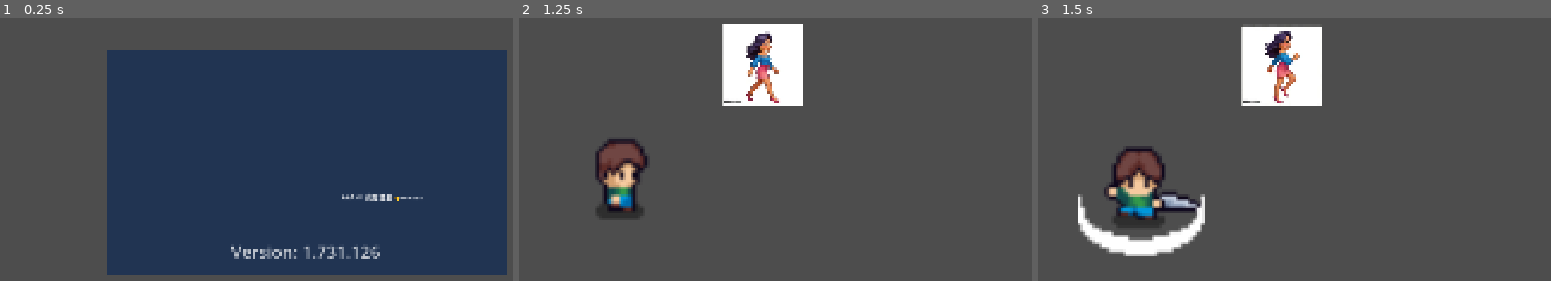
Above: before the commit, frames 1-3 (left to right).
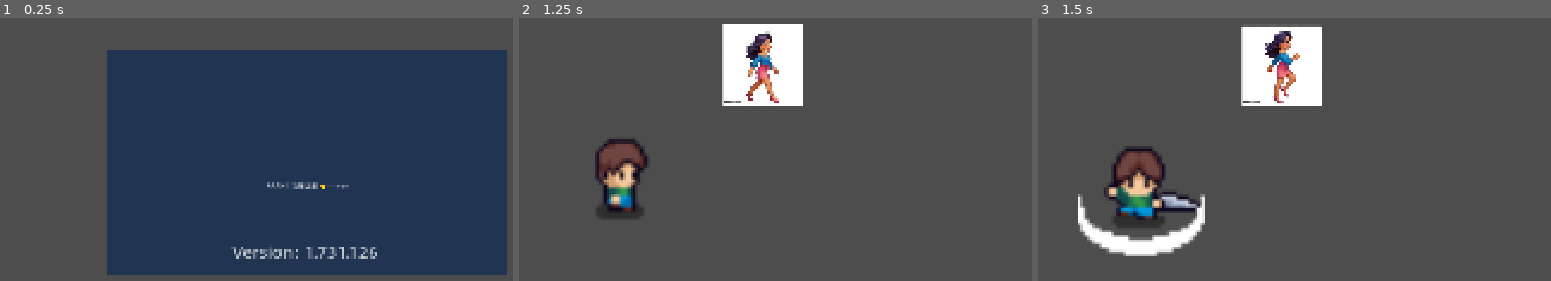
Above: after the commit, the same moments.

Repository: backtend/godothey
Game: Godot game, scene res://Main.tscn
Same seed, same stepped clock (60 frames per second), same inputs: the game is played once before the commit and once after it. The engine's default icon, where the game draws it, is replaced by a stand-in: a white triangle on a blue panel in a dark square.
Inputs:
- Up to frame 1 (0.25 s): no input
- Up to frame 2 (1.25 s): tap Enter at 0.5 s; hold D (right) from 0.53 s (still down); tap J (attack) at 0.6 s
- Up to frame 3 (1.5 s): release D (right) at 1.28 s; hold S (down) from 1.28 s (still down); tap J (attack) at 1.35 s

The runs differ from the first frame. In frame 1, 1.0% of the frame differs, in the area x 45-83%, y 62-92%; in frame 2, nothing differs; in frame 3, nothing differs.

Commit message:
Add font import configuration for Puhuiti265 font

Diff:
--- a/project/Main.tscn
+++ b/project/Main.tscn
@@ -20,10 +20,10 @@
 anchors_preset = 15
 anchor_right = 1.0
 anchor_bottom = 1.0
-offset_left = 178.0
-offset_top = 81.0
-offset_right = 178.0
-offset_bottom = 81.0
+offset_left = -1.0
+offset_top = 55.0
+offset_right = -1.0
+offset_bottom = 55.0
 grow_horizontal = 2
 grow_vertical = 2
 text = "AAAHi! 我在这里 👋===vvv"
--- a/project/project.godot
+++ b/project/project.godot
@@ -26,6 +26,10 @@
 window/size/viewport_width=1920
 window/size/viewport_height=1080
 window/stretch/mode="canvas_items"
+
+[gui]
+
+theme/custom_font="uid://mqoxeqtaasf8"
 
 [input]
 
Binary file added: project/assets/fonts/puhuiti265.ttf
Not shown, added: project/assets/fonts/puhuiti265.ttf.import
Not shown, changed: project/export_presets.cfg
